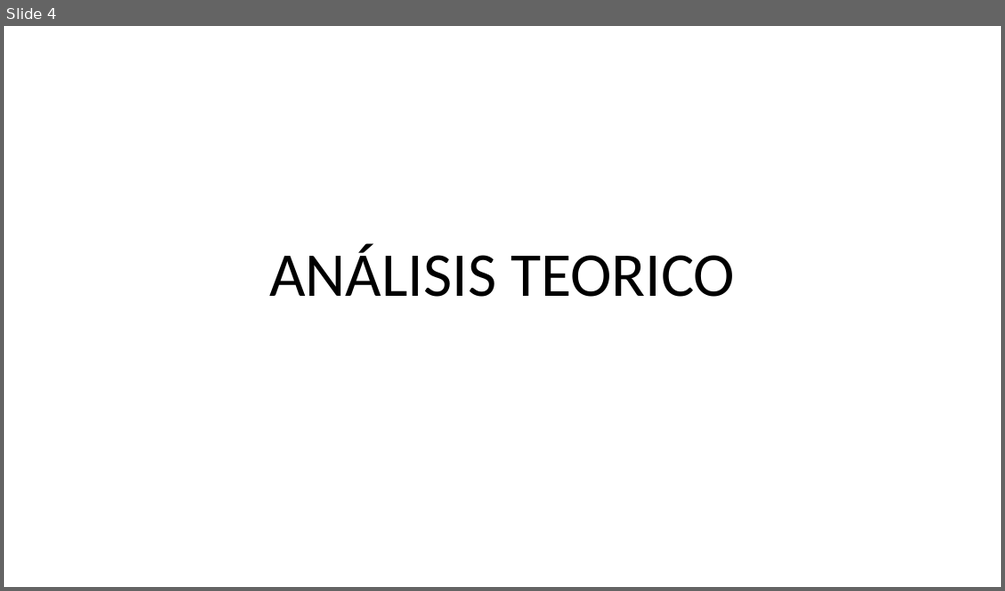
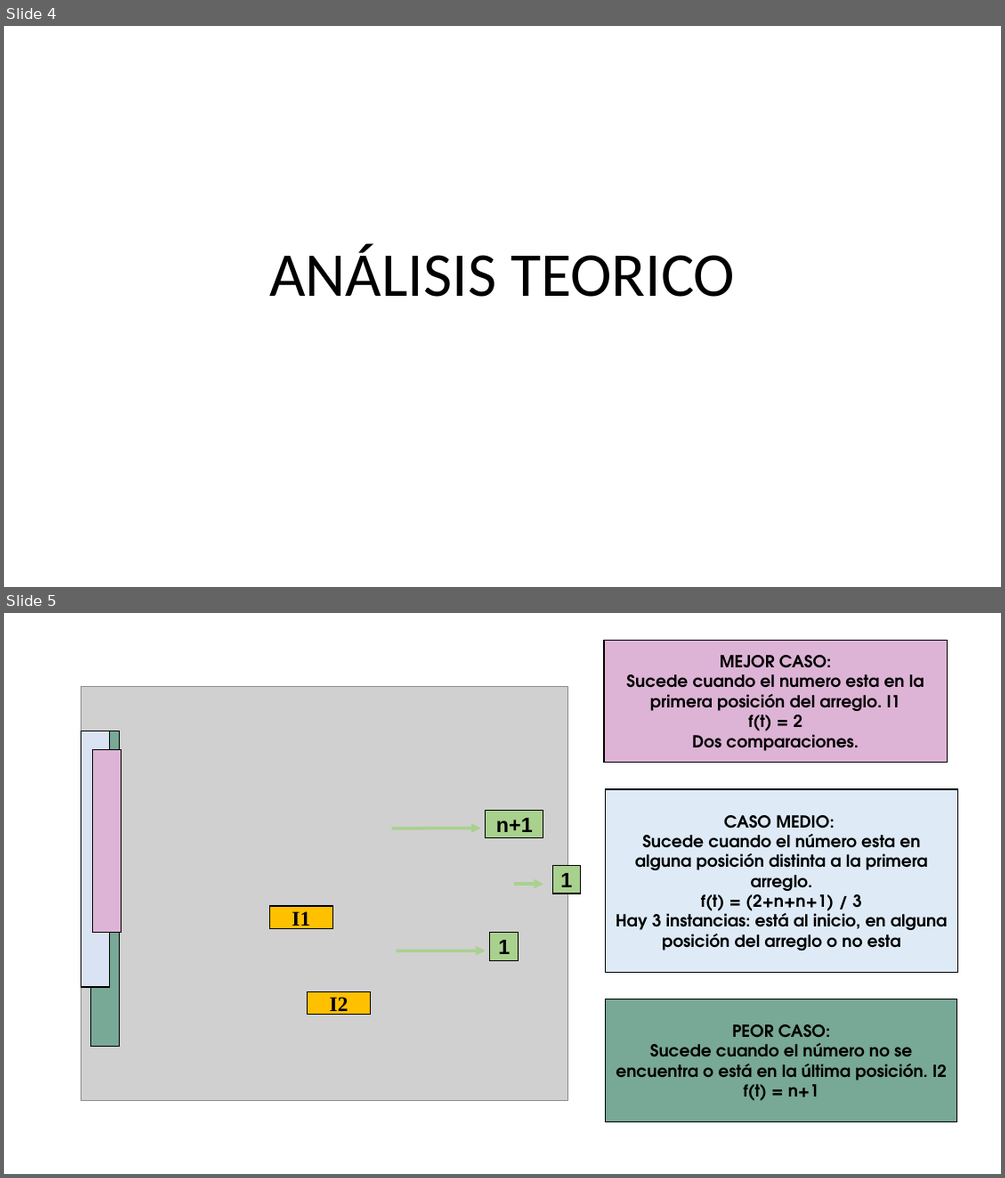
Before and after one commit to brokenerk/Analisis-Algoritmos, a slide deck: Practica2/AnalisisCotas.pptx. Shown one above the other, each under a label of ours: slide 4 before the commit, slides 4 and 5 after it. The pictures are 1005x591 and 1005x1178 pixels, drawn with LibreOffice and Linux fonts; fonts in the diff are those of the drawing; grey boxes stand for pictures. Boxes give left, top, right and bottom in pixels: in the first picture for what was removed or moved away, otherwise in the second. Text is boxed around its words. In the diff, an @@ line names an element or a change of style, - is before the commit and + after.

```diff
--- a/Practica2/AnalisisCotas.pptx
+++ b/Practica2/AnalisisCotas.pptx
@@ slide 5 added at (4, 613, 1001, 1174), background #FFFFFF @@
@@ rectangle added at (604, 640, 947, 763), fill #DEB4D6, outline #000000 1 pt, 16 pt, text #000000, bold @@
+MEJOR CASO:
+Sucede cuando el numero esta en la primera posición del arreglo. I1
+f(t) = 2
+Dos comparaciones.
@@ picture added at (81, 687, 568, 1101) @@
@@ rectangle added at (81, 730, 109, 987), fill #DAE3F3, outline #000000 1 pt @@
@@ rectangle added at (90, 730, 119, 1046), fill #78A896, outline #000000 1 pt @@
@@ rectangle added at (92, 750, 121, 933), fill #DEB4D6, outline #000000 1 pt @@
@@ rectangle added at (606, 789, 958, 973), fill #DEEBF7, outline #000000 1 pt, 16 pt, text #000000, bold @@
+CASO MEDIO:
+Sucede cuando el número esta en alguna posición distinta a la primera arreglo.
+f(t) = (2+n+n+1) / 3
+Hay 3 instancias: está al inicio, en alguna posición del arreglo o no esta
@@ rectangle added at (485, 810, 544, 838), fill #A9D18E, outline #000000 1 pt, 20 pt, text #000000, bold @@
+n+1
@@ arrow added from (392, 828) to (481, 828), #A9D18E 3 pt @@
@@ rectangle added at (553, 865, 582, 893), fill #A9D18E, outline #000000 1 pt, 20 pt, text #000000, bold @@
+1
@@ rectangle added at (269, 906, 333, 929), fill #FFC000, outline #000000 1 pt, 20 pt, text #000000, bold @@
+I1
@@ arrow added from (514, 884) to (543, 884), #A9D18E 3 pt @@
@@ rectangle added at (490, 933, 518, 961), fill #A9D18E, outline #000000 1 pt, 20 pt, text #000000, bold @@
+1
@@ arrow added from (396, 951) to (485, 950), #A9D18E 3 pt @@
@@ rectangle added at (307, 991, 371, 1013), fill #FFC000, outline #000000 1 pt, 20 pt, text #000000, bold @@
+I2
@@ rectangle added at (606, 999, 957, 1121), fill #78A896, outline #000000 1 pt, 16 pt, text #000000, bold @@
+PEOR CASO:
+Sucede cuando el número no se encuentra o está en la última posición. I2
+f(t) = n+1
```
Also in this commit, not shown: 1 slide changed, 6 other files.
